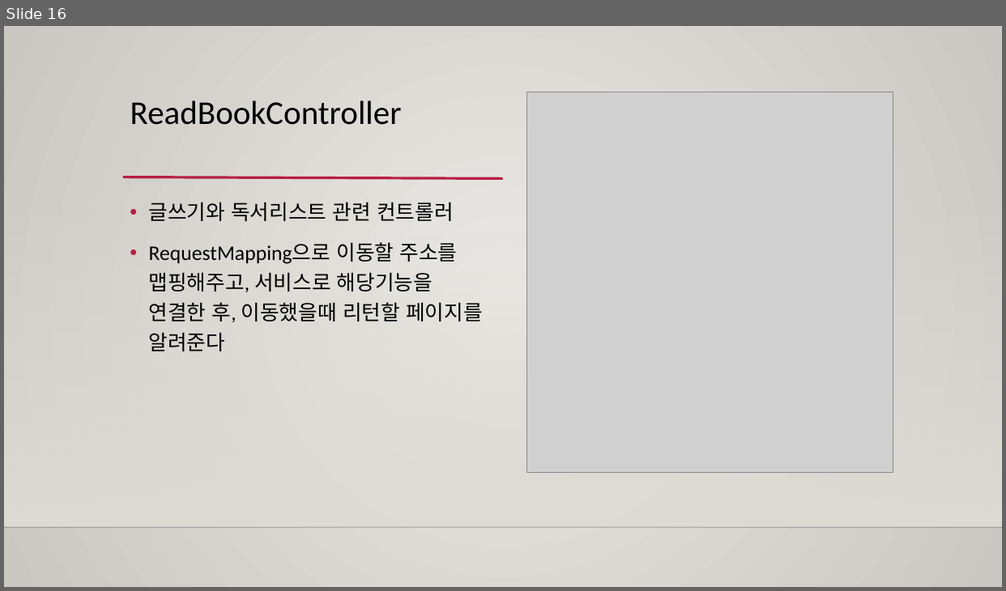
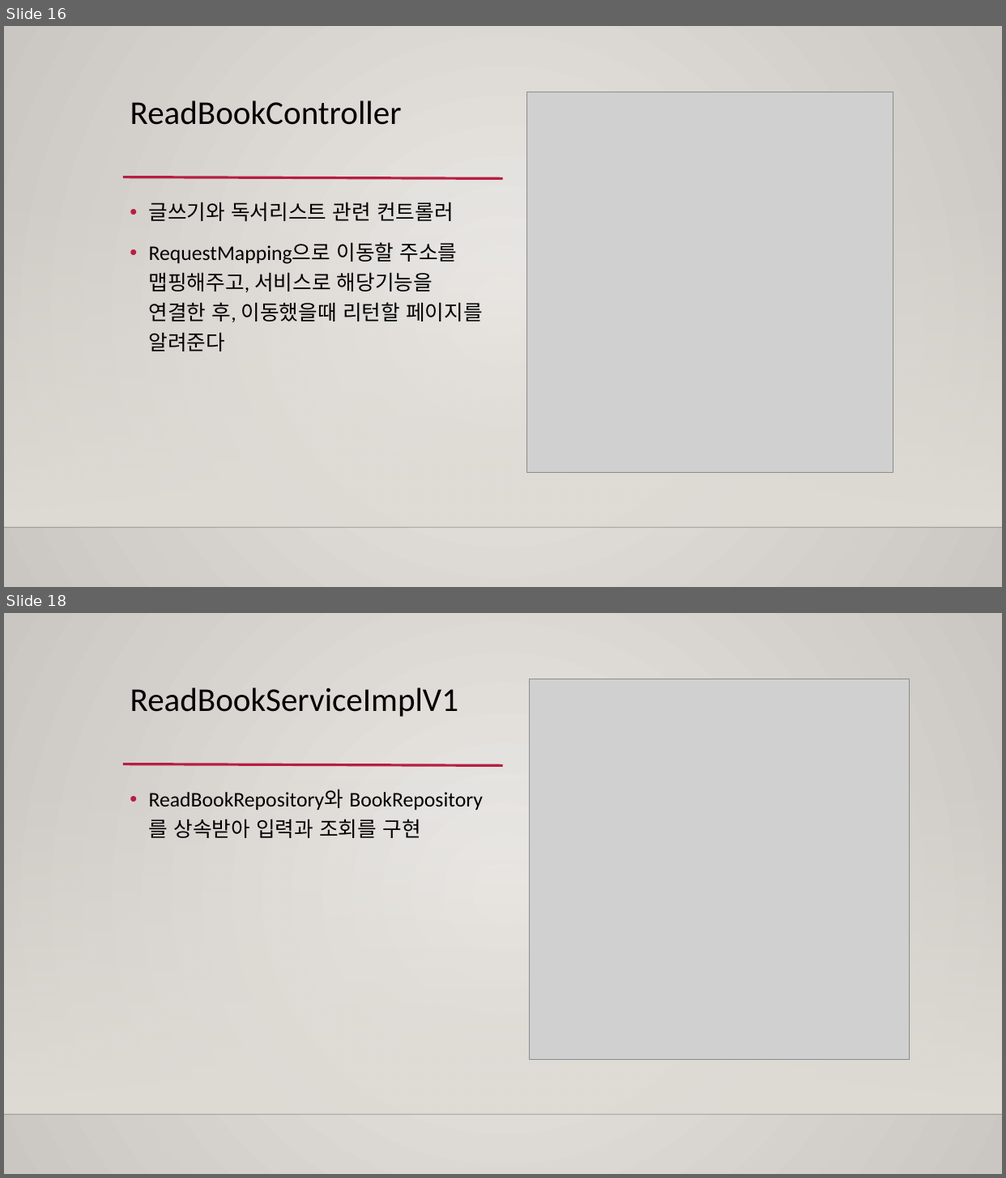
Before and after one commit to hooninfinity/Biz_505_2021_10_Kotlin_Spring, a slide deck: 디바이스최적화(2021-11-10)_김성훈.pptx. Shown one above the other, each under a label of ours: slide 16 before the commit, slides 16 and 18 after it; the slides between them are not shown. The pictures are 1006x591 and 1006x1178 pixels, drawn with LibreOffice and Linux fonts; fonts in the diff are those of the drawing; grey boxes stand for pictures; background and template pictures are left out. Boxes give left, top, right and bottom in pixels: in the first picture for what was removed or moved away, otherwise in the second. Text is boxed around its words. In the diff, an @@ line names an element or a change of style, - is before the commit and + after.

```diff
--- a/디바이스최적화(2021-11-10)_김성훈.pptx
+++ b/디바이스최적화(2021-11-10)_김성훈.pptx
@@ slide 18 added at box(4, 613, 1002, 1174), background gradient #ECEAE7 to #CAC7C1; not listed: 3 template elements that a slide beside it also shows @@
@@ picture added at box(529, 679, 909, 1060) @@
@@ title added at box(130, 688, 458, 717), 32 pt, text #000000 @@
+ReadBookServiceImplV1
@@ text added at box(149, 790, 420, 838), 20 pt, text #000000 @@
+• ReadBookRepository와 BookRepository를 상속받아 입력과 조회를 구현
```
Also in this commit, not shown: 7 other slides added, 2 slides removed.
